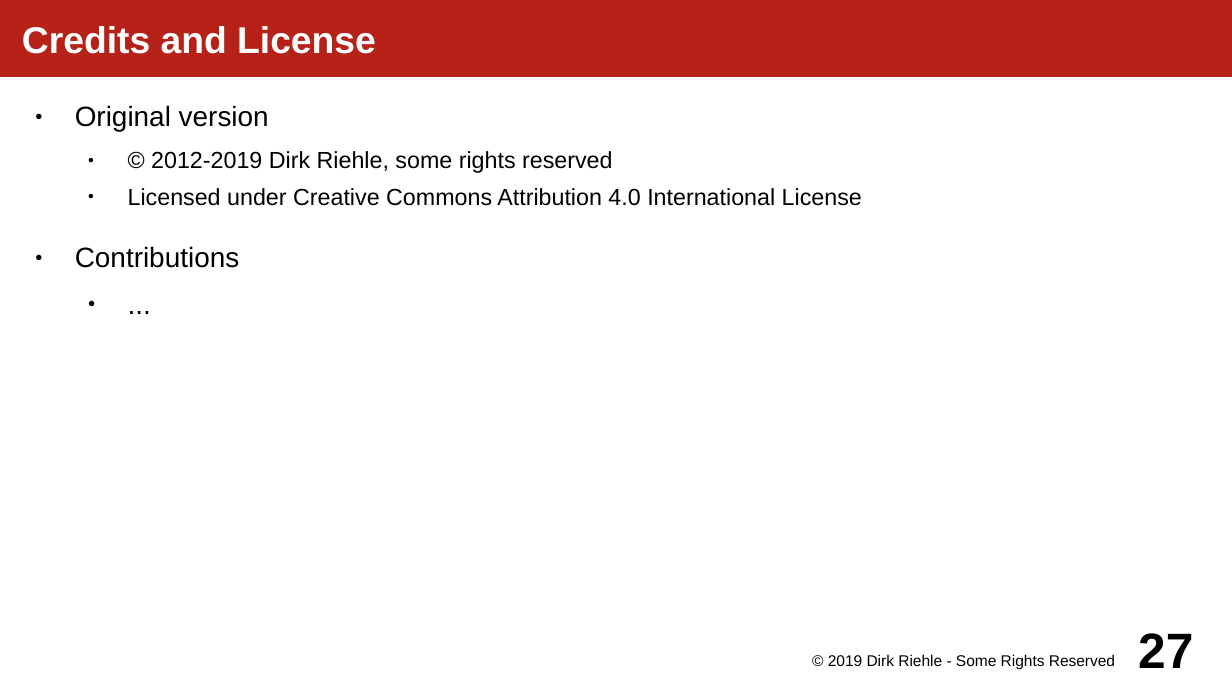
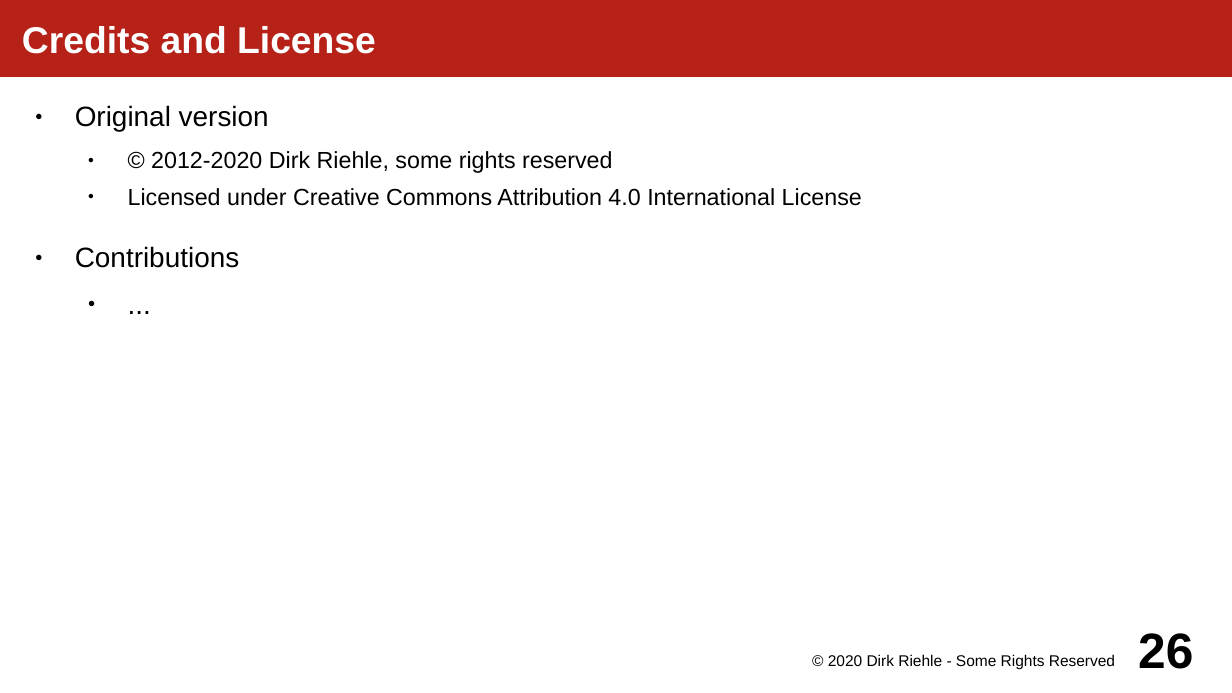
Before and after one commit to dirkriehle/amos-course, a slide deck: slide 26 of Lecture slides/AMOS A02 - Course Schedule.odp (slide 27 before the commit). Drawn at 1232x693 pixels with LibreOffice and Linux fonts; fonts in the diff are those of the drawing. Boxes give left, top, right and bottom in pixels: in the first picture for what was removed or moved away, otherwise in the second. Text is boxed around its words. In the diff, an @@ line names an element or a change of style, - is before the commit and + after.

```diff
--- a/Lecture slides/AMOS A02 - Course Schedule.odp
+++ b/Lecture slides/AMOS A02 - Course Schedule.odp
@@ text at bbox=[151, 151, 613, 173]: text changed @@
-  ● © 2012-2019 Dirk Riehle, some rights reserved
+  ● © 2012-2020 Dirk Riehle, some rights reserved
@@ text at bbox=[828, 654, 1115, 670]: text changed @@
-© 2019 Dirk Riehle - Some Rights Reserved
+© 2020 Dirk Riehle - Some Rights Reserved
@@ page number at bbox=[1138, 633, 1193, 669]: text changed @@
-27
+26
```
Also in this commit, not shown: 23 other slides changed, 1 slide removed, 33 other files.
